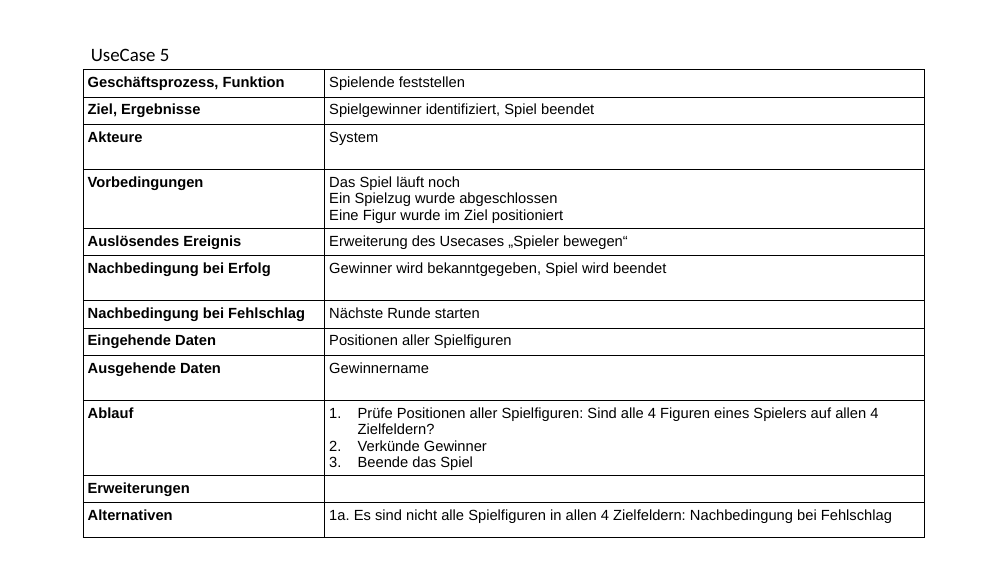
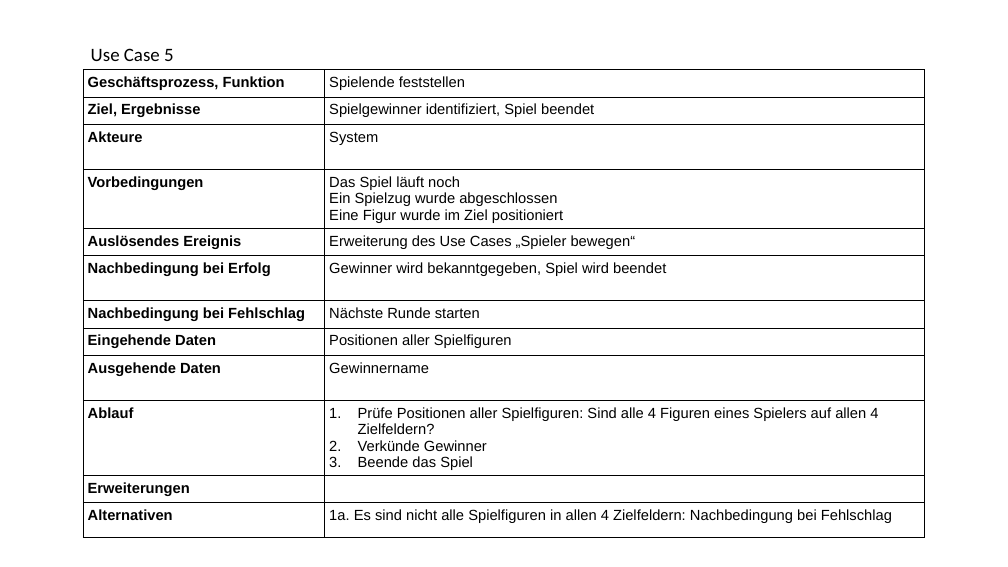
Before and after one commit to mpotthar/dhbw_software_engineering_ii, a slide deck: slide 6 of usecases/usecases.pptx (slide 8 before the commit). Drawn at 1008x567 pixels with LibreOffice and Linux fonts; fonts in the diff are those of the drawing. Boxes give left, top, right and bottom in pixels: in the first picture for what was removed or moved away, otherwise in the second. Text is boxed around its words. In the diff, an @@ line names an element or a change of style, - is before the commit and + after.

```diff
--- a/usecases/usecases.pptx
+++ b/usecases/usecases.pptx
@@ text at (91, 48, 174, 61): spaces changed @@
-UseCase 5
+Use Case 5
@@ table at (83, 70, 925, 545) @@
-row 5, column 2: Erweiterung des Usecases „Spieler bewegen“
+row 5, column 2: Erweiterung des Use Cases „Spieler bewegen“
```
Also in this commit, not shown: 4 other slides changed, 1 slide added, 3 slides removed.
